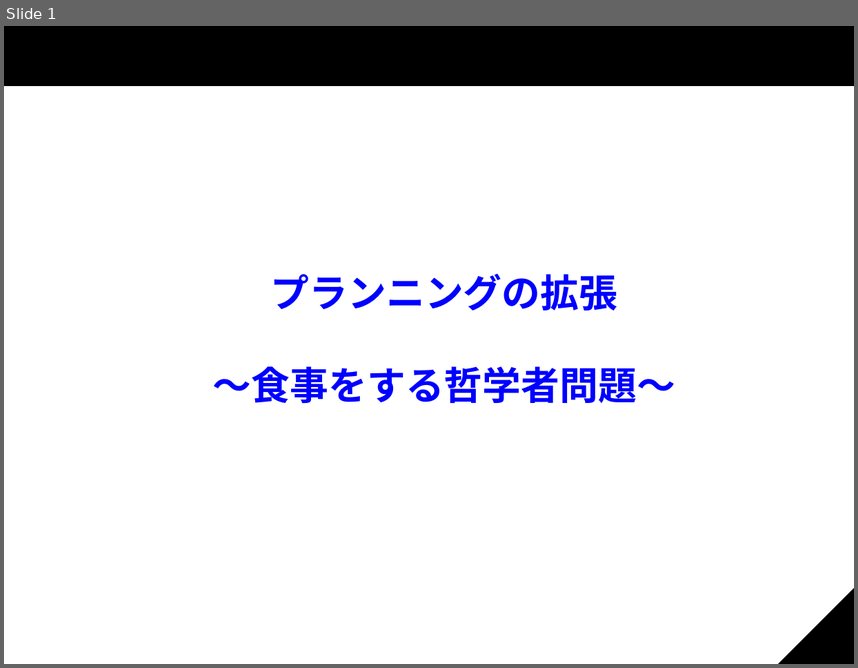
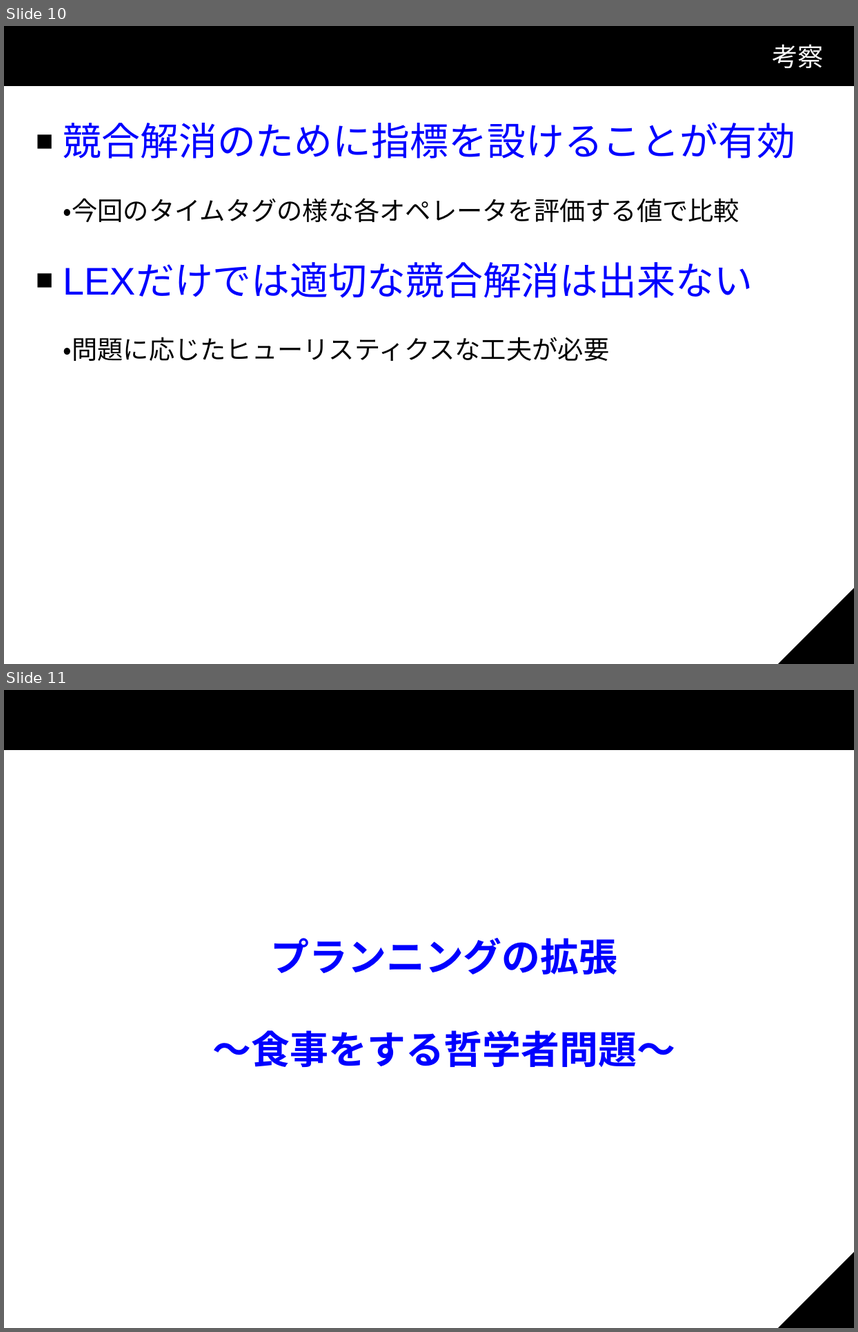
Before and after one commit to KP-3/Shota, a slide deck: スライド.odp. Shown one above the other, each under a label of ours: slide 1 before the commit, slides 10 and 11 after it. The pictures are 858x668 and 858x1332 pixels, drawn with LibreOffice and Linux fonts; fonts in the diff are those of the drawing; background and template pictures are left out. Boxes give left, top, right and bottom in pixels: in the first picture for what was removed or moved away, otherwise in the second. Text is boxed around its words. In the diff, an @@ line names an element or a change of style, - is before the commit and + after.

```diff
--- a/スライド.odp
+++ b/スライド.odp
@@ slide 10 added at <box>4,26,854,664</box>, background #FFFFFF; not listed: 3 template elements that a slide beside it also shows @@
@@ title added at <box>772,44,823,68</box>, 24 pt, text #FFFFFF @@
+考察
@@ text added at <box>63,123,796,361</box>, 24 pt, text #000000 @@
+■ 競合解消のために指標を設けることが有効
+・今回のタイムタグの様な各オペレータを評価する値で比較
+■ LEXだけでは適切な競合解消は出来ない
+・問題に応じたヒューリスティクスな工夫が必要
@@ what was slide 1 is now slide 11 @@
```
Also in this commit, not shown: 9 slides changed, 10 other slides added.
